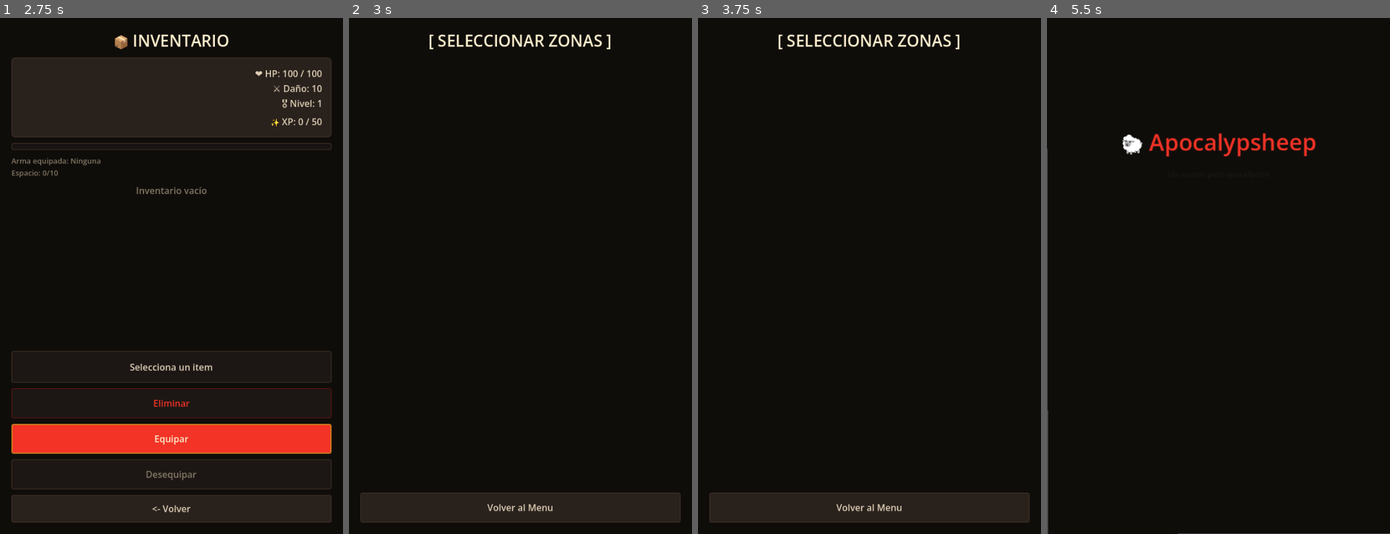
Above: before the commit, frames 1-4 (left to right).
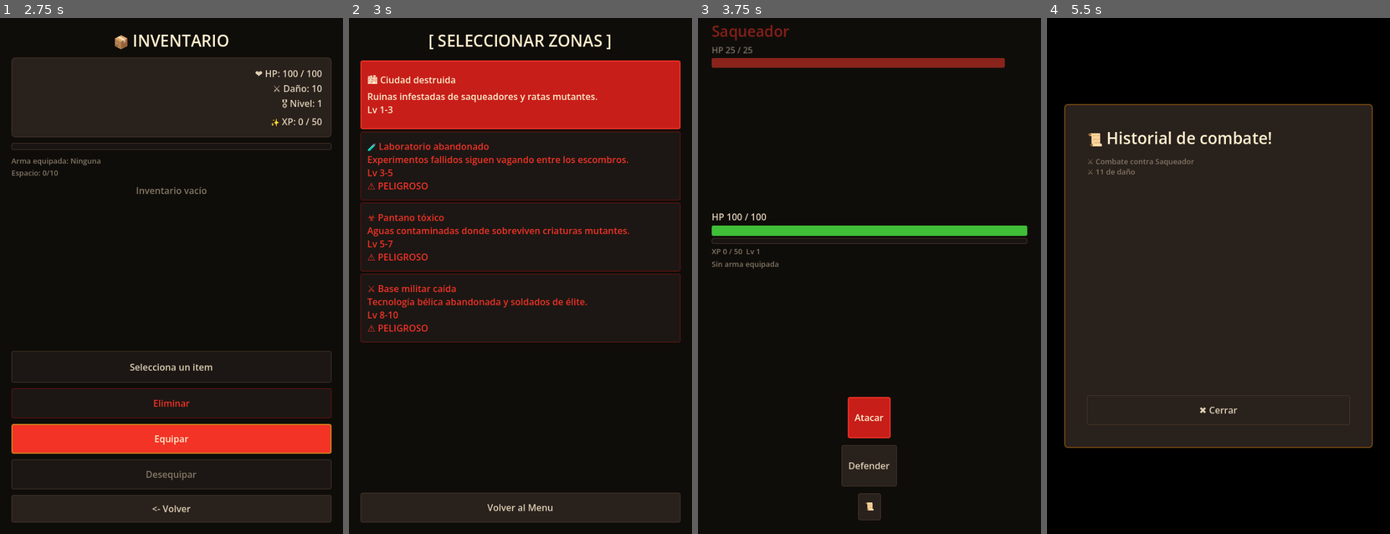
Above: after the commit, the same moments.

Repository: MirandaFrancoCBA/apocalypsheep
Game: Godot game, scene res://scenes/main_menu.tscn
Two runs of this game, one before a commit and one after it. Both use one fixed random seed, a clock stepped at 60 frames per second and the inputs below. Sound files missing from this copy of the repository are replaced by a short silence.
Inputs (mouse positions are in pixels of both pictures, inside the frame that each line leads up to):
- Up to frame 1 (2.75 s): tap Enter at 0.5 s; move the mouse to (246, 250) at 0.52 s; click (246, 250) at 0.67 s; click "Eliminar" at 1.25 s; click "Equipar" at 2 s
- Up to frame 2 (3 s): click "<- Volver" at 2.75 s
- Up to frame 3 (3.75 s): click (869, 95) at 3.5 s, where only the run after the commit has a clickable "🏙 Ciudad destruida Ruinas inf…"
- Up to frame 4 (5.5 s): click (1218, 415) at 4.25 s, where only the run after the commit has a clickable "Atacar"; click (1218, 508) at 5 s, where only the run after the commit has a clickable "📜"

Frame 1 is identical in both runs. In frame 2, 17% of the frame differs, in the area x 3-97%, y 8-63%; in frame 3, 13%; in frame 4, 60%, in the area x 0-100%, y 16-100%.
Error before the commit: Attempt to call function 'get_children' in base 'null instance' on a null instance. (res://scripts/ui/zone_select.gd:38)

Commit message:
Fix: target zones inside scroll container

Diff:
--- a/scripts/ui/zone_select.gd
+++ b/scripts/ui/zone_select.gd
@@ -1,7 +1,7 @@
 # scripts/ui/zone_select.gd
 extends Control
 
-@onready var zones_container = $MarginContainer/VBoxContainer/VBoxZones
+@onready var zones_container = $MarginContainer/VBoxContainer/ZonesScroll/VBoxZones
 @onready var button_back     = $MarginContainer/VBoxContainer/ButtonBack
 @onready var label_title     = $MarginContainer/VBoxContainer/LabelTitle
 
